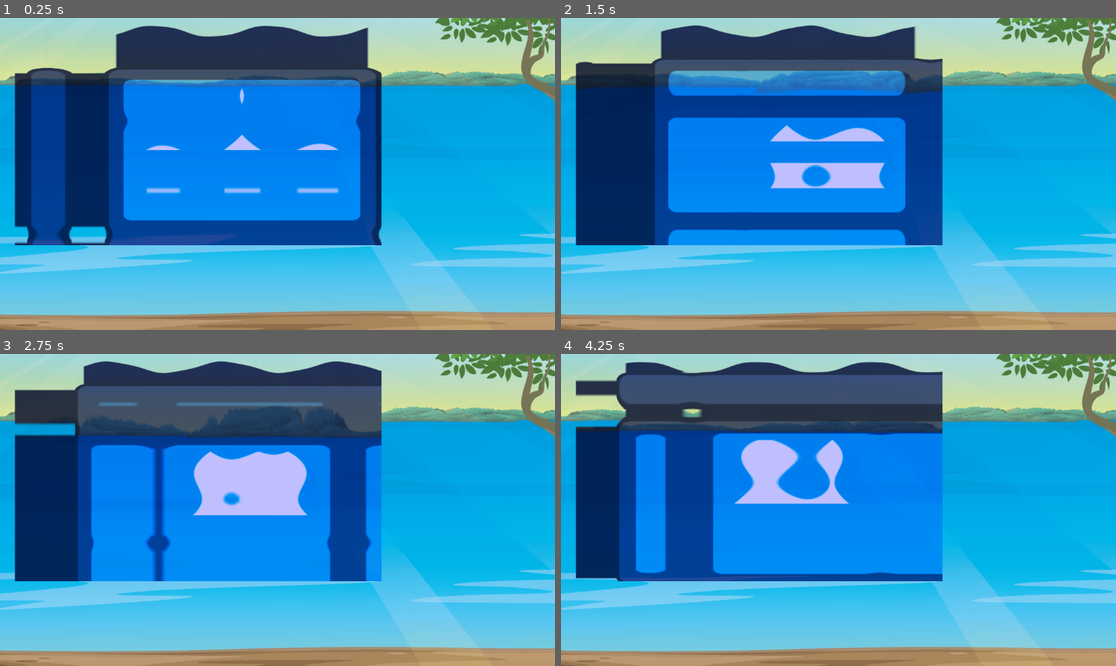
Above: before the commit, frames 1-4 (two rows, left to right).
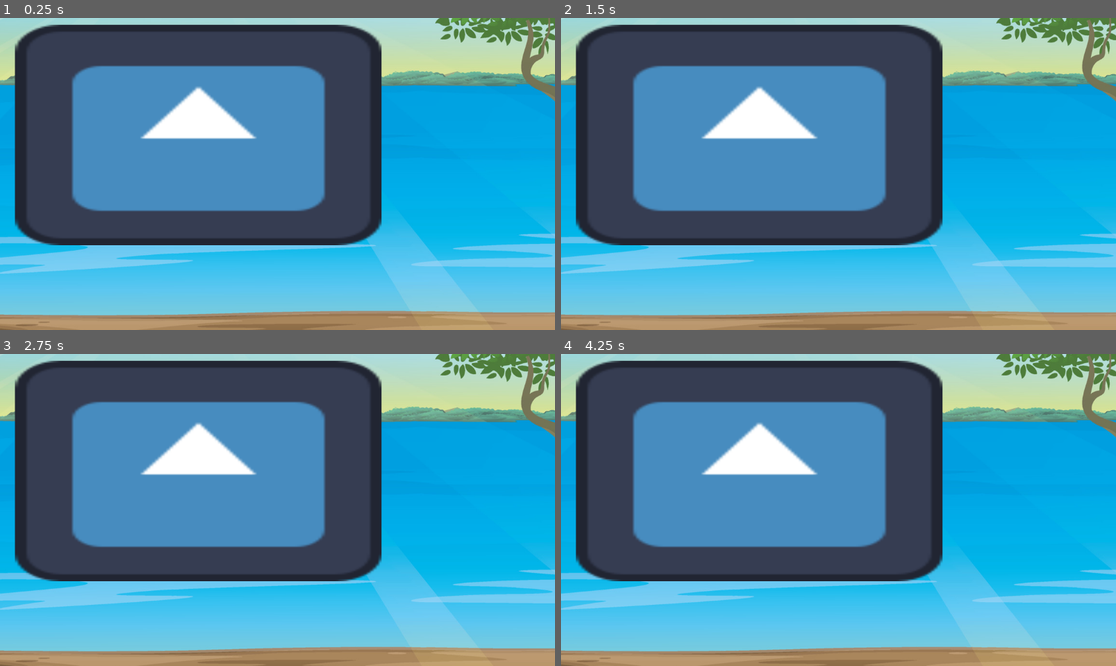
Above: after the commit, the same moments.

Repository: shafayatb/ShaderPlayground
Game: Godot game, scene res://shader_test.tscn
Same seed, same stepped clock (60 frames per second), same inputs: the game is played once before the commit and once after it. The engine's default icon, where the game draws it, is replaced by a stand-in: a white triangle on a blue panel in a dark square.
Inputs (mouse positions are in pixels of both pictures, inside the frame that each line leads up to):
- Up to frame 1 (0.25 s): no input
- Up to frame 2 (1.5 s): tap Enter (ui_accept) at 0.5, 0.77 s; move the mouse to (960, 158) at 0.52 s; hold Right (ui_right) 0.53-1.28 s; move the mouse to (727, 189) at 1.27 s; hold Down (ui_down) from 1.28 s (still down)
- Up to frame 3 (2.75 s): tap Enter (ui_accept) at 1.52 s; move the mouse to (333, 441) at 2.02 s; release Down (ui_down) at 2.03 s; hold Right (ui_right) from 2.03 s (still down)
- Up to frame 4 (4.25 s): move the mouse to (810, 572) at 2.77 s; release Right (ui_right) at 2.78 s; hold Up (ui_up) 2.78-3.53 s; tap Enter (ui_accept) at 3.02, 3.77 s; move the mouse to (1005, 556) at 3.52 s; hold Left (ui_left) from 3.53 s (still down)

The runs differ from the first frame. In frame 1, 41% of the frame differs, in the area x 2-69%, y 2-73%; in frame 2, 41%; in frame 3, 41%; in frame 4, 44%.
Error in both runs: Attempt to call function 'set_shader_parameter' in base 'null instance' on a null instance. (res://blacknwhite.gd:16)

Commit message:
Removed water shader

Diff:
--- a/code_shaders/ripple_reflection.tres
+++ b/code_shaders/ripple_reflection.tres
@@ -17,4 +17,4 @@
 shader_parameter/y_amount = 0.6
 shader_parameter/tint = Color(0, 0.647059, 0.764706, 1)
 shader_parameter/scale = Vector2(6.77344, 5.67188)
-shader_parameter/zoom = Vector2(0, 1.3310001)
+shader_parameter/zoom = Vector2(0, 0.3855432)
--- a/shader_test.tscn
+++ b/shader_test.tscn
@@ -9,7 +9,6 @@
 [ext_resource type="Material" uid="uid://deyhyqx3flh4b" path="res://visual_shaders/simple_outline_shader.tres" id="6_4sh6q"]
 [ext_resource type="Texture2D" uid="uid://eck5ouwvjsbi" path="res://assets/head.png" id="7_1mq4w"]
 [ext_resource type="Material" uid="uid://df1h55w38p1g" path="res://code_shaders/shockwave_shader.tres" id="8_1mq4w"]
-[ext_resource type="Material" uid="uid://ckwrv8de8a4us" path="res://code_shaders/screen_texture_water.tres" id="10_aigp2"]
 
 [sub_resource type="Animation" id="Animation_n1cy7"]
 length = 0.001
@@ -121,7 +120,6 @@
 }
 
 [node name="Icon3" type="Sprite2D" parent="."]
-material = ExtResource("10_aigp2")
 position = Vector2(411.99997, 243)
 scale = Vector2(5.9453125, 3.578125)
 texture = ExtResource("1_v4mft")
Not shown: 1 places in shader_test.tscn that only renumber resources
